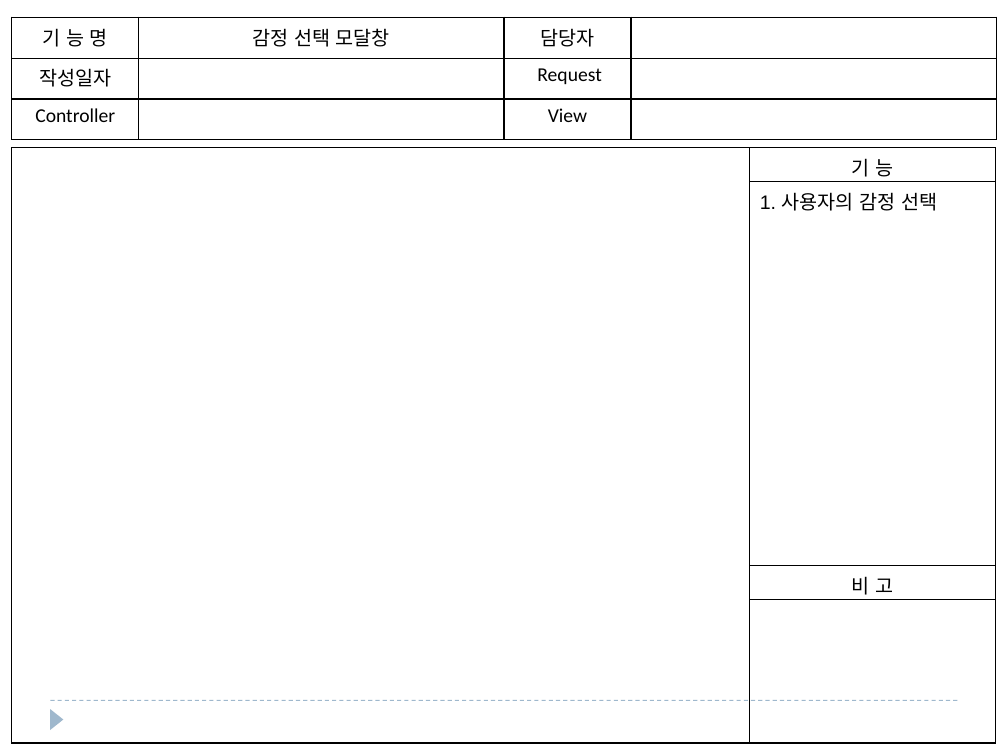
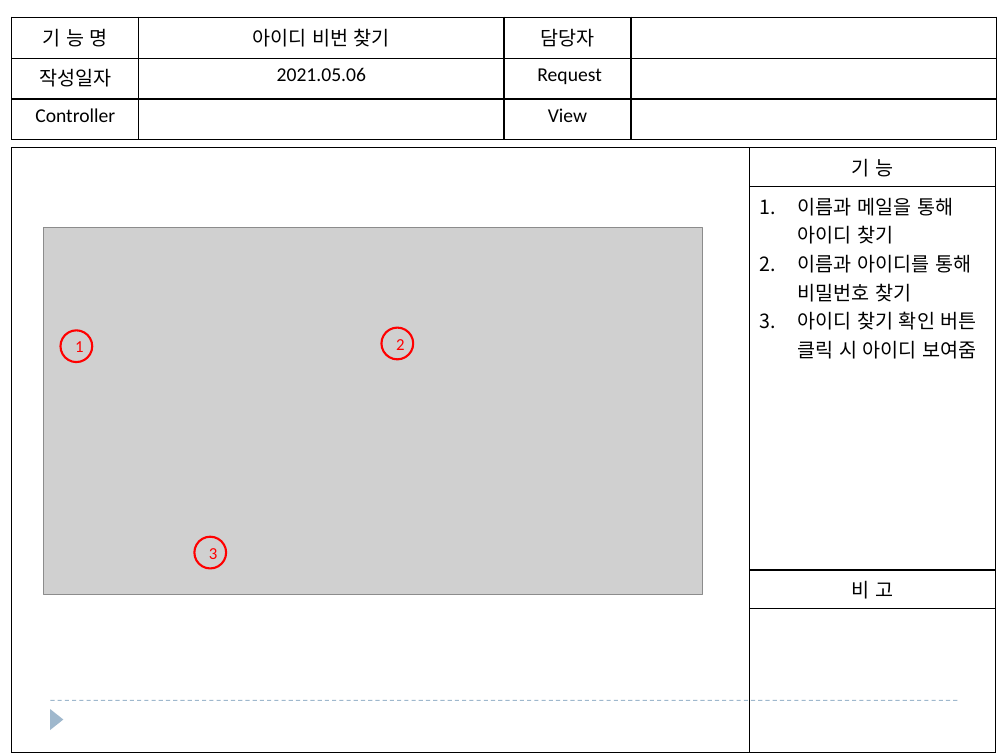
Before and after one commit to cr0ng/gitstart, a slide deck: slide 13 of gitTest/doc/스토리보드.pptx. Drawn at 1008x756 pixels with LibreOffice and Linux fonts; fonts in the diff are those of the drawing; grey boxes stand for pictures. Boxes give left, top, right and bottom in pixels: in the first picture for what was removed or moved away, otherwise in the second. Text is boxed around its words. In the diff, an @@ line names an element or a change of style, - is before the commit and + after.

```diff
--- a/gitTest/doc/스토리보드.pptx
+++ b/gitTest/doc/스토리보드.pptx
@@ table at (12, 17, 996, 140) @@
-row 1, column 2: 감정 선택 모달창
+row 1, column 2: 아이디 비번 찾기
-row 2, column 2: 
+row 2, column 2: 2021.05.06
@@ table at (12, 148, 996, 744) @@
-row 2, column 2: 1. 사용자의 감정 선택
+row 2, column 2: 이름과 메일을 통해 아이디 찾기 / 이름과 아이디를 통해 비밀번호 찾기 / 아이디 찾기 확인 버튼 클릭 시 아이디 보여줌
@@ picture added at (43, 227, 703, 595) @@
@@ ellipse added at (381, 328, 412, 359), outline #FF0000 1.5 pt, 12 pt, text #FF0000 @@
+2
@@ ellipse added at (60, 331, 92, 362), outline #FF0000 1.5 pt, 12 pt, text #FF0000 @@
+1
@@ ellipse added at (195, 536, 226, 568), outline #FF0000 1.5 pt, 12 pt, text #FF0000 @@
+3
```
Also in this commit, not shown: 1 other slide changed, 1 other file.
